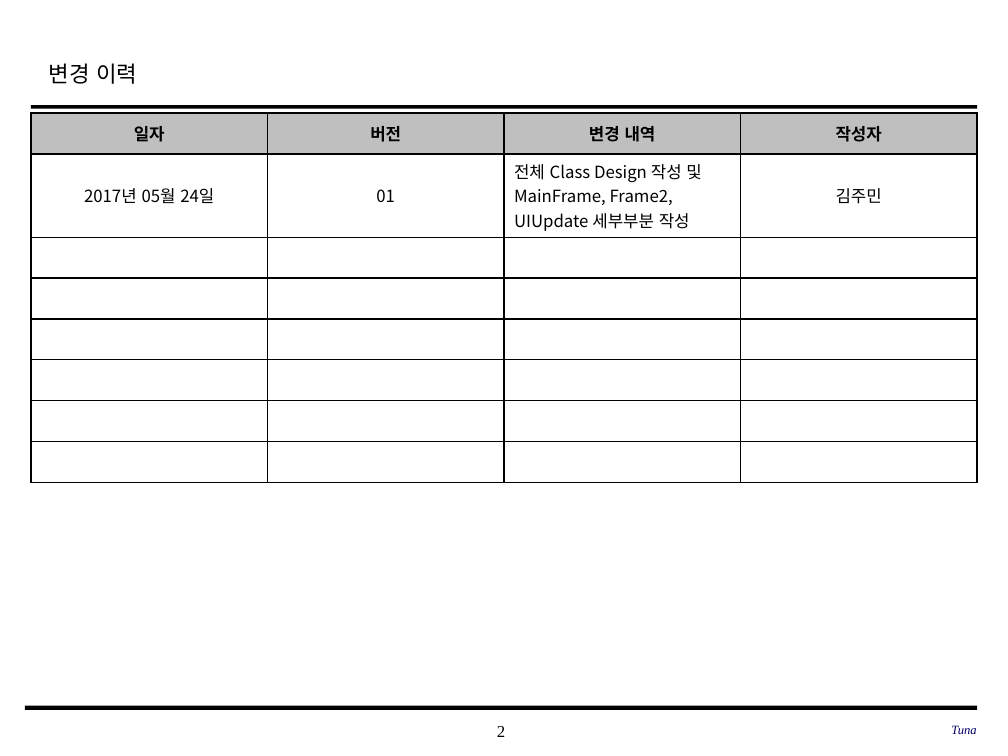
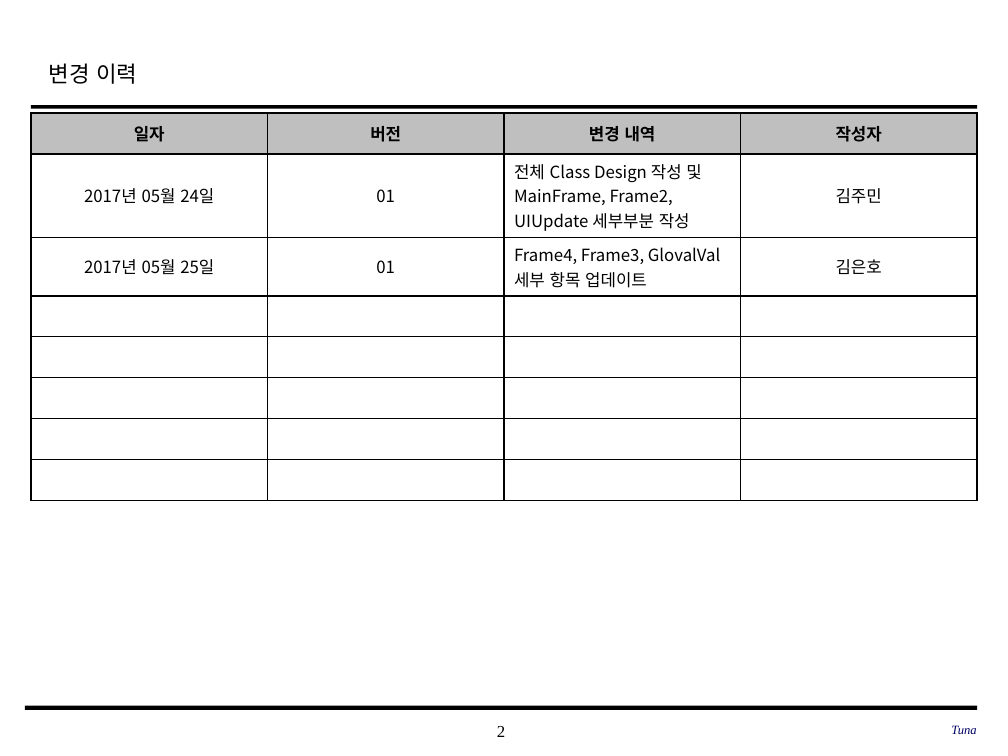
Before and after one commit to SE-admin/SE2017_4_tuna, a slide deck: slide 2 of doc/3_ 설계서/Class Design.pptx. Drawn at 1008x756 pixels with LibreOffice and Linux fonts; fonts in the diff are those of the drawing; background and template pictures are left out. Boxes give left, top, right and bottom in pixels: in the first picture for what was removed or moved away, otherwise in the second. Text is boxed around its words. In the diff, an @@ line names an element or a change of style, - is before the commit and + after.

```diff
--- a/doc/3_ 설계서/Class Design.pptx
+++ b/doc/3_ 설계서/Class Design.pptx
@@ table at box(31, 113, 979, 479) @@
+row 3: 2017년 05월 25일 | 01 | Frame4, Frame3, GlovalVal 세부 항목 업데이트 | 김은호
-row 8:  |  |  | 
```
Also in this commit, not shown: 3 slides added.
